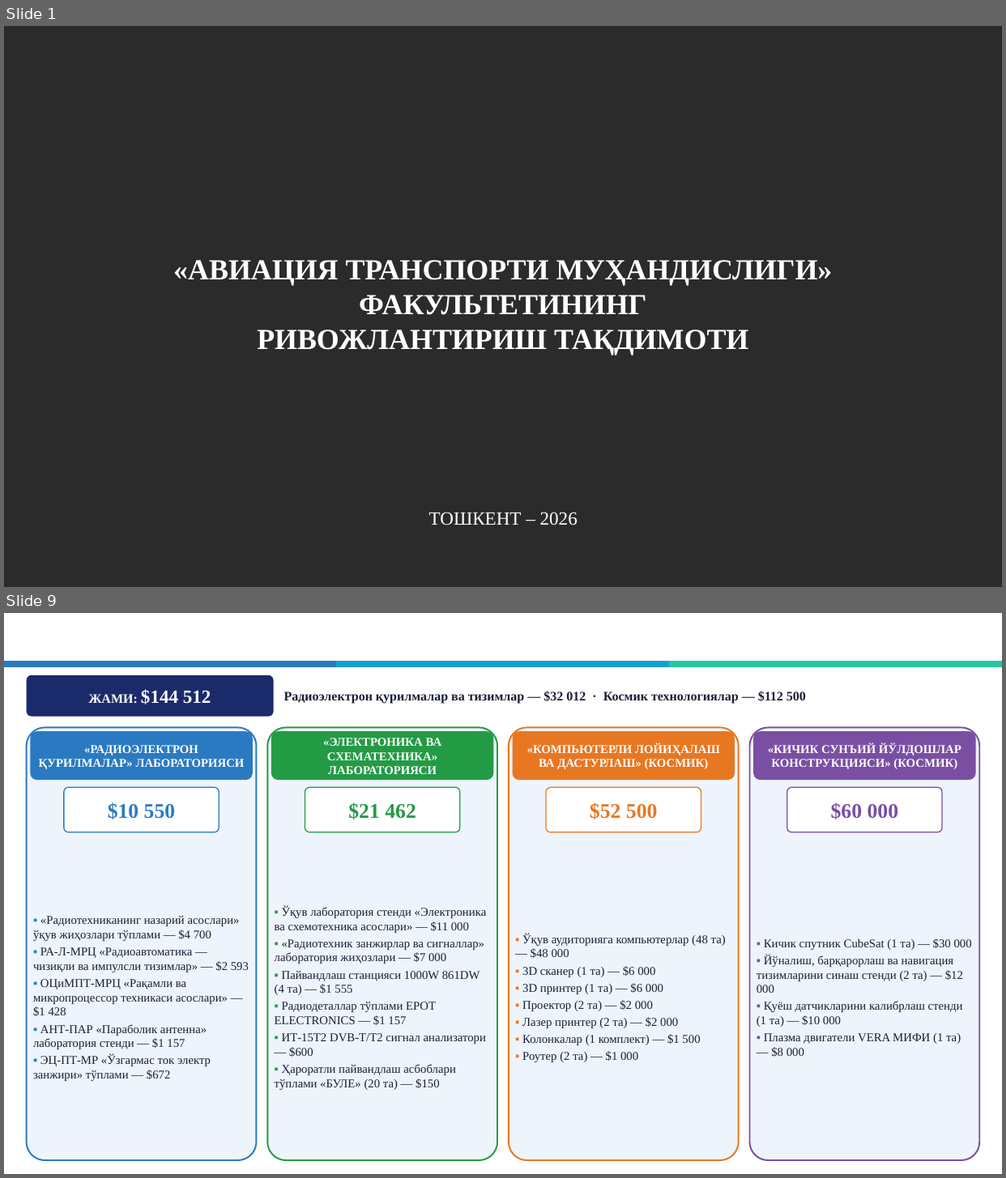
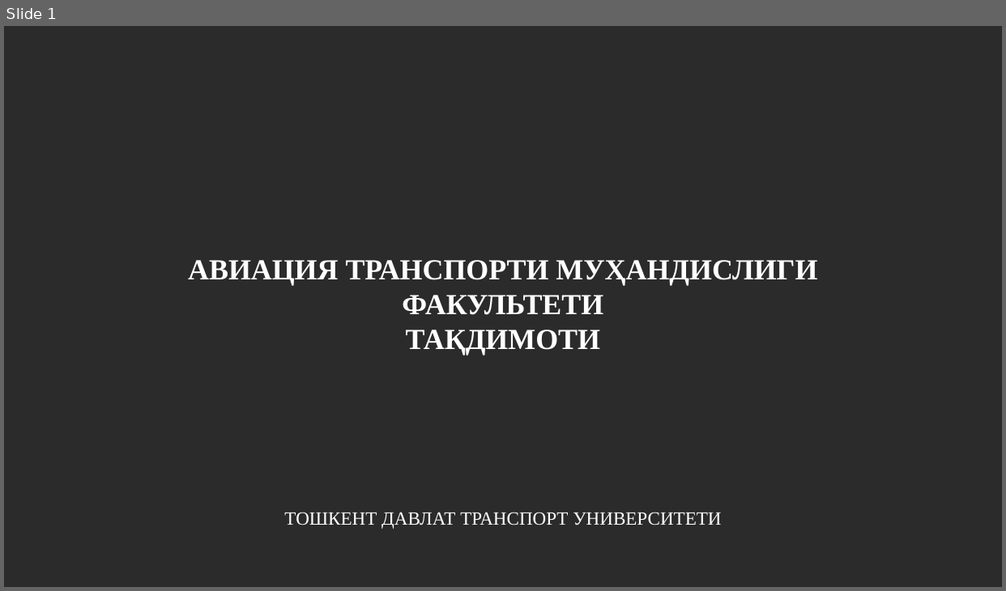
Before and after one commit to Dauitbay/Dauitbay, a slide deck: AVIACIYA_fakulteti_taqdimoti.pptx. Shown one above the other, each under a label of ours: slides 1 and 9 before the commit, slide 1 after it; the slides between them are not shown. The pictures are 1006x1178 and 1006x591 pixels, drawn with LibreOffice and Linux fonts; fonts in the diff are those of the drawing; background and template pictures are left out; a plain dark background stands for a picture behind light text. Boxes give left, top, right and bottom in pixels: in the first picture for what was removed or moved away, otherwise in the second. Text is boxed around its words. In the diff, an @@ line names an element or a change of style, - is before the commit and + after.

```diff
--- a/AVIACIYA_fakulteti_taqdimoti.pptx
+++ b/AVIACIYA_fakulteti_taqdimoti.pptx
@@ slide 9 removed at bbox=[4, 613, 1002, 1174], background #FFFFFF @@
@@ title removed at bbox=[27, 615, 745, 658] @@
-«АЭРОНАВИГАЦИЯ ТИЗИМЛАРИ» ЛАБОРАТОРИЯЛАРИ
@@ rectangle removed at bbox=[4, 661, 337, 667] @@
@@ rectangle removed at bbox=[336, 661, 670, 667] @@
@@ rectangle removed at bbox=[670, 661, 1002, 667] @@
@@ rounded rectangle removed at bbox=[27, 675, 274, 717] @@
-ЖАМИ: $144 512
@@ text removed at bbox=[284, 691, 806, 704] @@
-Радиоэлектрон қурилмалар ва тизимлар — $32 012 · Космик технологиялар — $112 500
@@ rounded rectangle removed at bbox=[27, 727, 256, 1161] @@
@@ rounded rectangle removed at bbox=[30, 731, 253, 780] @@
-«РАДИОЭЛЕКТРОН ҚУРИЛМАЛАР» ЛАБОРАТОРИЯСИ
@@ rounded rectangle removed at bbox=[267, 727, 497, 1161] @@
@@ rounded rectangle removed at bbox=[271, 731, 493, 780] @@
-«ЭЛЕКТРОНИКА ВА СХЕМАТЕХНИКА» ЛАБОРАТОРИЯСИ
@@ rounded rectangle removed at bbox=[509, 727, 739, 1161] @@
@@ rounded rectangle removed at bbox=[513, 731, 735, 780] @@
-«КОМПЬЮТЕРЛИ ЛОЙИҲАЛАШ ВА ДАСТУРЛАШ» (КОСМИК)
@@ rounded rectangle removed at bbox=[750, 727, 979, 1161] @@
@@ rounded rectangle removed at bbox=[753, 731, 976, 780] @@
-«КИЧИК СУНЪИЙ ЙЎЛДОШЛАР КОНСТРУКЦИЯСИ» (КОСМИК)
@@ rounded rectangle removed at bbox=[64, 787, 219, 833] @@
-$10 550
@@ rounded rectangle removed at bbox=[305, 787, 460, 833] @@
-$21 462
@@ rounded rectangle removed at bbox=[546, 787, 701, 833] @@
-$52 500
@@ rounded rectangle removed at bbox=[787, 787, 942, 833] @@
-$60 000
@@ text removed at bbox=[33, 916, 249, 1081] @@
-▪ «Радиотехниканинг назарий асослари» ўқув жиҳозлари тўплами — $4 700
-▪ РА-Л-МРЦ «Радиоавтоматика — чизиқли ва импулсли тизимлар» — $2 593
-▪ ОЦиМПТ-МРЦ «Рақамли ва микропроцессор техникаси асослари» — $1 428
-▪ АНТ-ПАР «Параболик антенна» лаборатория стенди — $1 157
-▪ ЭЦ-ПТ-МР «Ўзгармас ток электр занжири» тўплами — $672
@@ text removed at bbox=[275, 906, 487, 1090] @@
-▪ Ўқув лаборатория стенди «Электроника ва схемотехника асослари» — $11 000
-▪ «Радиотехник занжирлар ва сигналлар» лаборатория жиҳозлари — $7 000
-▪ Пайвандлаш станцияси 1000W 861DW (4 та) — $1 555
-▪ Радиодеталлар тўплами EPOT ELECTRONICS — $1 157
-▪ ИТ-15Т2 DVB-T/T2 сигнал анализатори — $600
-▪ Ҳароратли пайвандлаш асбоблари тўплами «БУЛЕ» (20 та) — $150
@@ text removed at bbox=[522, 934, 726, 1063] @@
-▪ Ўқув аудиторияга компьютерлар (48 та) — $48 000
-▪ 3D сканер (1 та) — $6 000
-▪ 3D принтер (1 та) — $6 000
-▪ Проектор (2 та) — $2 000
-▪ Лазер принтер (2 та) — $2 000
-▪ Колонкалар (1 комплект) — $1 500
-▪ Роутер (2 та) — $1 000
@@ text removed at bbox=[756, 939, 972, 1057] @@
-▪ Кичик спутник CubeSat (1 та) — $30 000
-▪ Йўналиш, барқарорлаш ва навигация тизимларини синаш стенди (2 та) — $12 000
-▪ Қуёш датчикларини калибрлаш стенди (1 та) — $10 000
-▪ Плазма двигатели VERA МИФИ (1 та) — $8 000
@@ slide 1 changed as well @@
@@ title at bbox=[188, 260, 817, 355]: text changed @@
-«АВИАЦИЯ ТРАНСПОРТИ МУҲАНДИСЛИГИ» ФАКУЛЬТЕТИНИНГ
-РИВОЖЛАНТИРИШ ТАҚДИМОТИ
+АВИАЦИЯ ТРАНСПОРТИ МУҲАНДИСЛИГИ ФАКУЛЬТЕТИ
+ТАҚДИМОТИ
@@ text at bbox=[284, 512, 721, 529]: text changed @@
-ТОШКЕНТ – 2026
+ТОШКЕНТ ДАВЛАТ ТРАНСПОРТ УНИВЕРСИТЕТИ
```
Also in this commit, not shown: 6 other slides changed, 9 slides added, 6 other slides removed, 1 other file.
